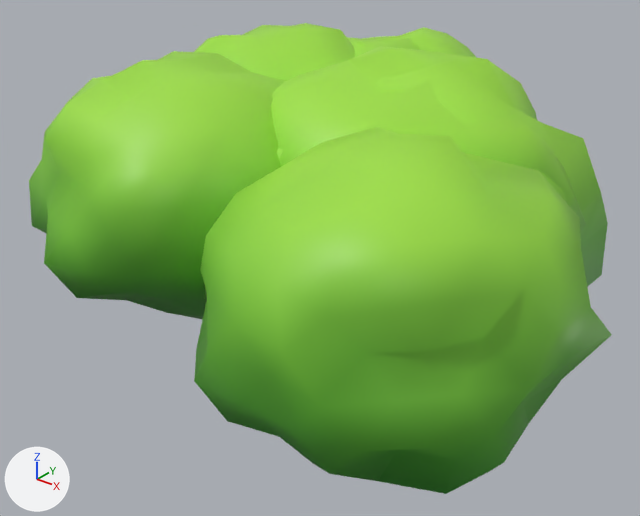
The glTF model public/assets/environment/foliage/bush_a.glb, before and after one commit.
Before and after are seen from a 50 mm lens placed at (1.77, -2.72, 1.89), pointed at (-0.19, -0.27, 0.37). The lights are fixed; the arrows at lower left show +X, +Y and +Z. The first picture is the older version. Vertices at exactly the same position are counted once.

In view in the first picture: 'bush_a'.
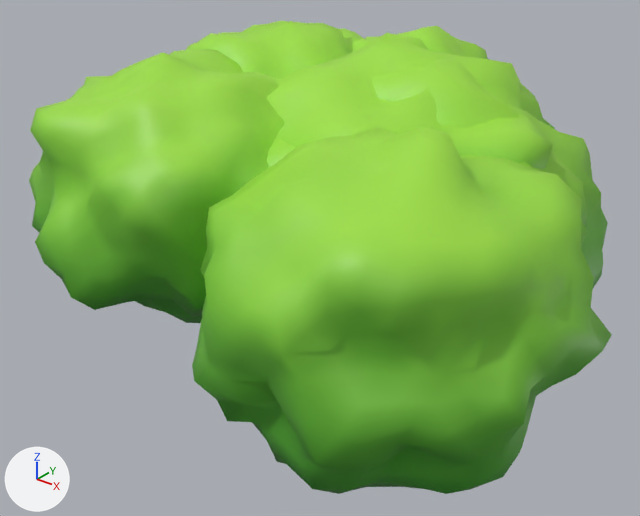
Scene script edits in JSON lines:
```json
{"block": "me_bush_a", "where": "# used by ob_bush_a; location = (0.0, 0.0, 0.0)"}
{"op": "remove", "block": "me_bush_a", "code": "me_bush_a.from_pydata(...)  # 1296 vertices, 2560 faces; spans x -1.25..1.02, y -1.25..1.02, z -0.1..1.18"}
{"op": "add", "block": "me_bush_a", "code": "me_bush_a.from_pydata(...)  # 5136 vertices, 10240 faces; spans x -1.27..1.04, y -1.25..1.03, z -0.14..1.22"}
{"block": "me_bush_a", "change": "me_bush_a part 1: 3840 vertices added at x -1.27..1.04, y -1.24..1.03, z -0.14..1.22"}
```

Pixel boxes [x1, y1, x2, y2] of what changed, in the pictures (640 x 516 px):
```json
{"object": "bush_a", "change": "reshaped", "before": [29, 23, 612, 494], "after": [29, 21, 612, 494]}
{"part": 1, "of": "me_bush_a", "change": "added", "after": [29, 21, 612, 494], "on screen": "green"}
```
